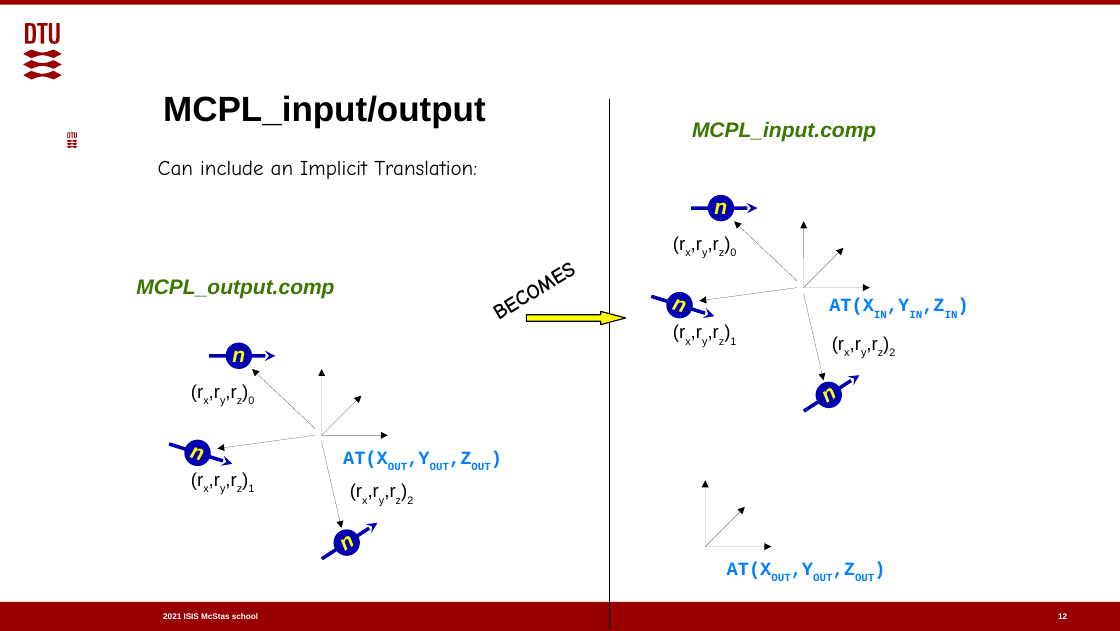
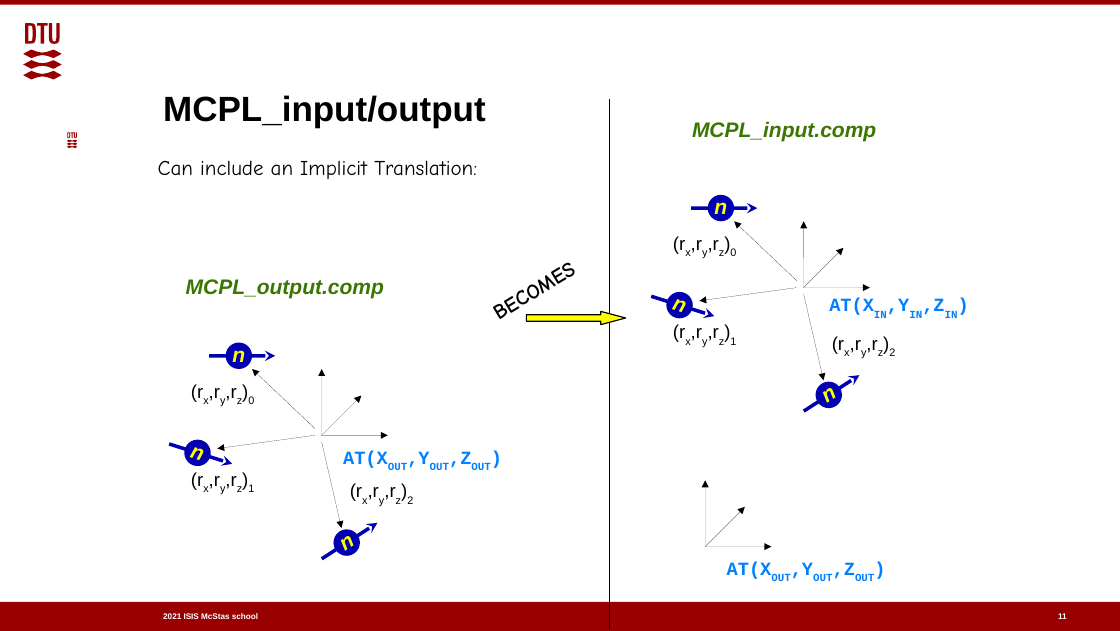
Before and after one commit to McStasMcXtrace/Schools, a slide deck: slide 11 of ISIS_April_2021/Tuesday_April_13th/2_Component_basics/2_Sources_and_Monitors_2.odp (slide 12 before the commit). Drawn at 1120x631 pixels with LibreOffice and Linux fonts; fonts in the diff are those of the drawing; background and template pictures are left out. Boxes give left, top, right and bottom in pixels: in the first picture for what was removed or moved away, otherwise in the second. Text is boxed around its words. In the diff, an @@ line names an element or a change of style, - is before the commit and + after.

```diff
--- a/ISIS_April_2021/Tuesday_April_13th/2_Component_basics/2_Sources_and_Monitors_2.odp
+++ b/ISIS_April_2021/Tuesday_April_13th/2_Component_basics/2_Sources_and_Monitors_2.odp
@@ text "MCPL_output.comp": place and size @@
-text "MCPL_output.comp" at (136, 279, 334, 298)
+text "MCPL_output.comp" at (186, 279, 384, 298)
@@ page number at (1058, 613, 1067, 619): text changed @@
-12
+11
```
Also in this commit, not shown: 5 other slides changed, 1 slide removed, 1 other file.
